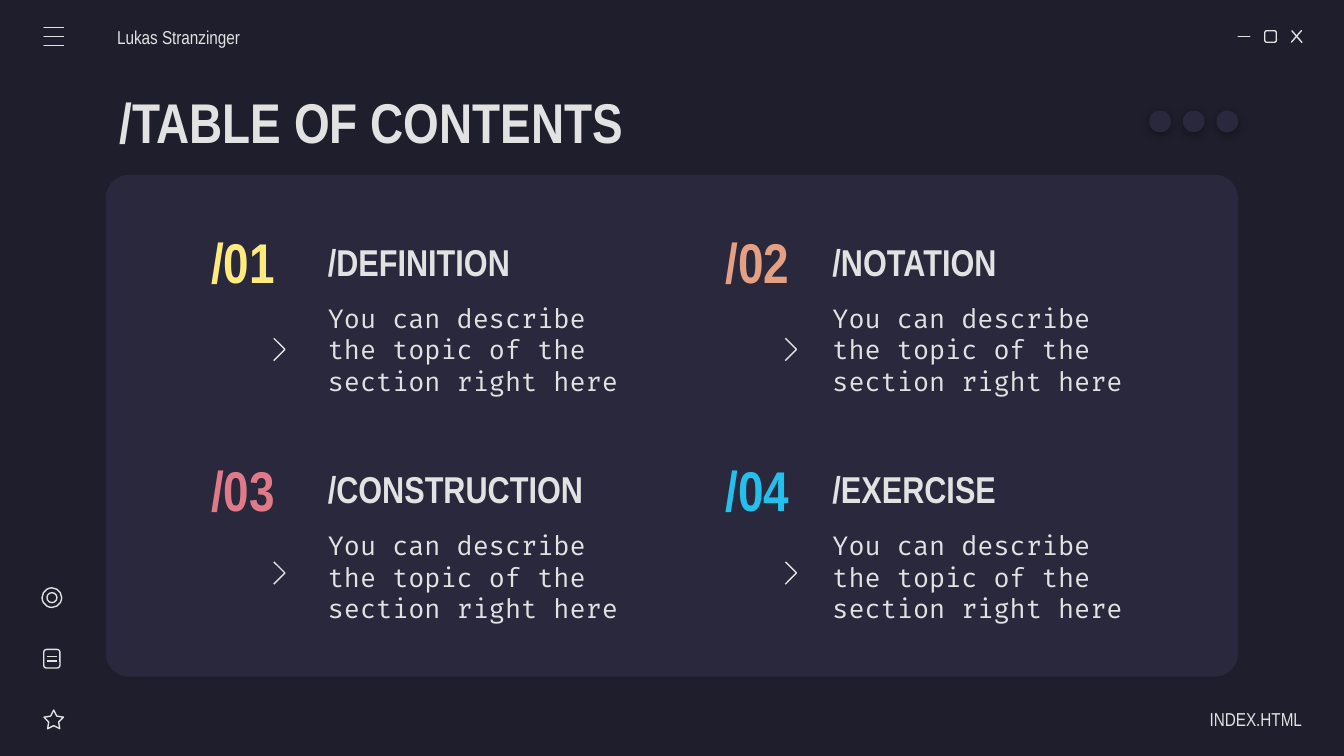
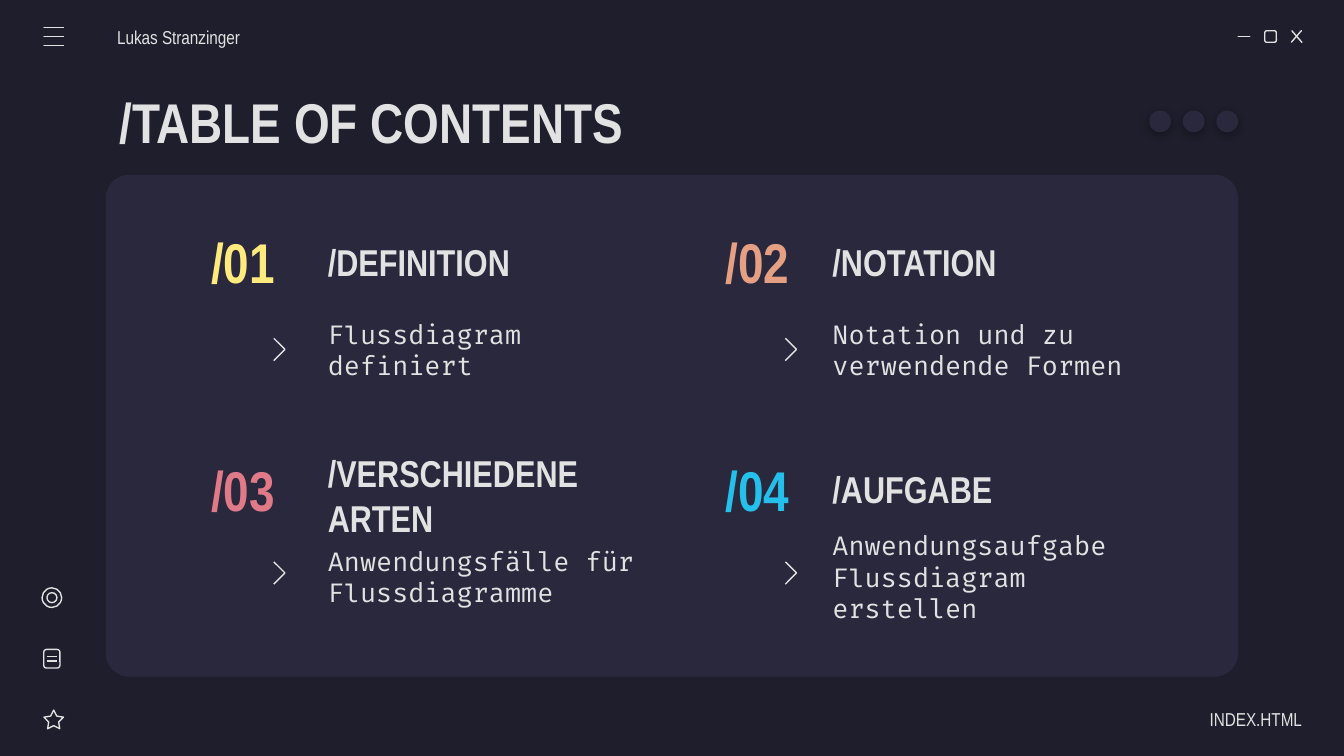
Before and after one commit to AlexanderSchallmeiner/Verhaltensdiagramme, a slide deck: slide 2 of Lukas Stranzinger/FlussdiagrammeV0.1.ppsx. Drawn at 1344x756 pixels with LibreOffice and Linux fonts; fonts in the diff are those of the drawing. Boxes give left, top, right and bottom in pixels: in the first picture for what was removed or moved away, otherwise in the second. Text is boxed around its words. In the diff, an @@ line names an element or a change of style, - is before the commit and + after.

```diff
--- a/Lukas Stranzinger/FlussdiagrammeV0.1.ppsx
+++ b/Lukas Stranzinger/FlussdiagrammeV0.1.ppsx
@@ subtitle at <box>328,323,521,376</box>: text changed @@
-You can describe the topic of the section right here
+Flussdiagram definiert
@@ subtitle at <box>832,323,1123,376</box>: text changed @@
-You can describe the topic of the section right here
+Notation und zu verwendende Formen
@@ title at <box>328,460,578,532</box>: text changed @@
-/CONSTRUCTION
+/VERSCHIEDENE ARTEN
@@ title at <box>832,476,992,504</box>: text changed @@
-/EXERCISE
+/AUFGABE
@@ subtitle at <box>832,535,1106,619</box>: text changed @@
-You can describe the topic of the section right here
+Anwendungsaufgabe Flussdiagram erstellen
@@ subtitle at <box>328,551,634,608</box>: text changed @@
-You can describe the topic of the section right here
+Anwendungsfälle für Flussdiagramme
```
Also in this commit, not shown: 3 other slides changed, 16 slides added, 3 slides removed.
